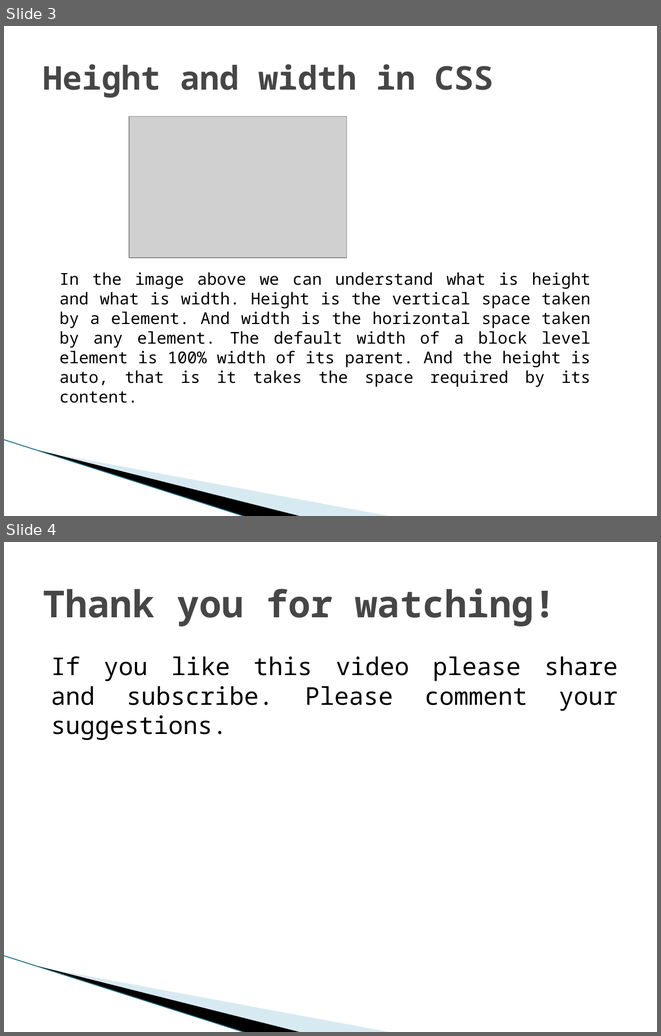
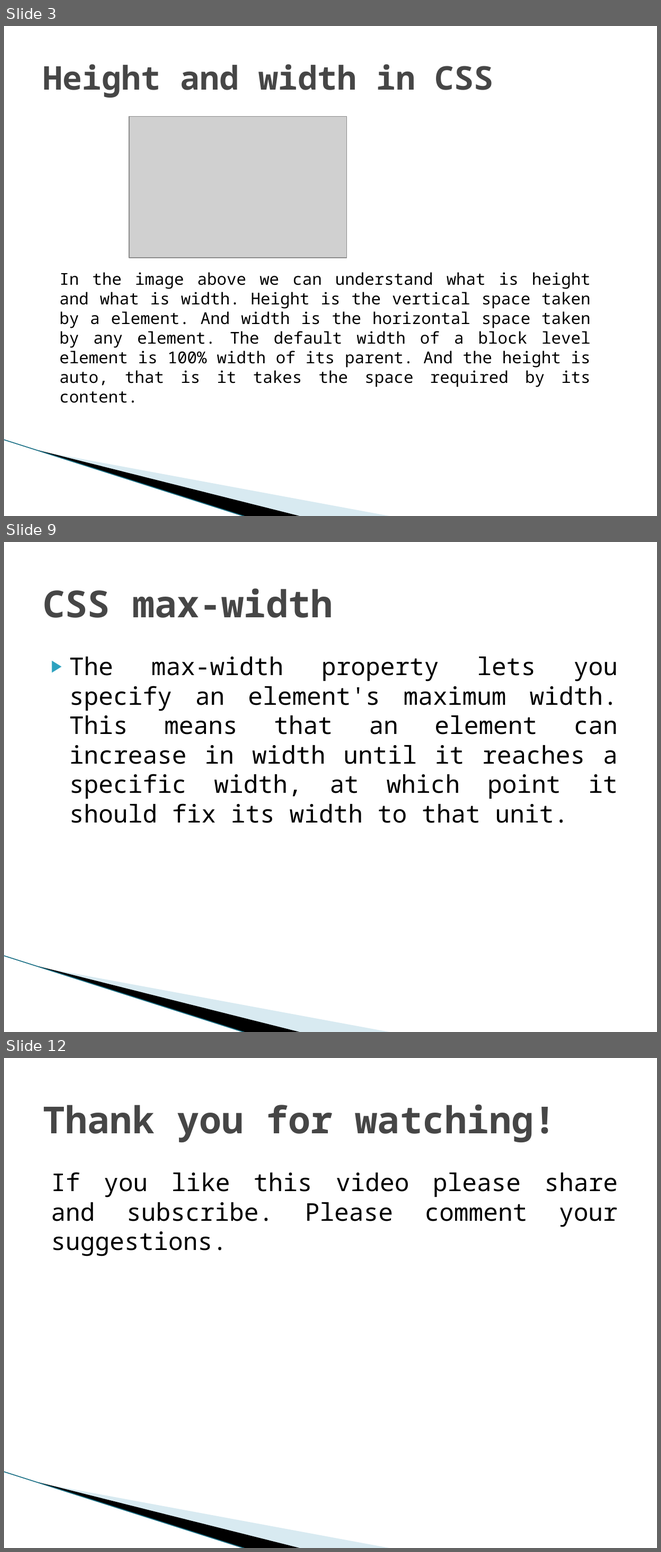
Before and after one commit to biswajitpoddar/youtubeDocuments, a slide deck: CSS PowerPoints/6. CSS Height and Width.pptx. Shown one above the other, each under a label of ours: slides 3 and 4 before the commit, slides 3, 9 and 12 after it; the slides between them are not shown. The pictures are 661x1036 and 661x1552 pixels, drawn with LibreOffice and Linux fonts; fonts in the diff are those of the drawing; grey boxes stand for pictures; background and template pictures are left out. Boxes give left, top, right and bottom in pixels: in the first picture for what was removed or moved away, otherwise in the second. Text is boxed around its words. In the diff, an @@ line names an element or a change of style, - is before the commit and + after.

```diff
--- a/CSS PowerPoints/6. CSS Height and Width.pptx
+++ b/CSS PowerPoints/6. CSS Height and Width.pptx
@@ slide 9 added at (4,542,657,1032), background #FFFFFF; not listed: 3 template elements that a slide beside it also shows @@
@@ title added at (43,588,333,618), 41 pt, text #464646, bold @@
+CSS max-width
@@ text added at (69,656,618,823), 27 pt, text #000000 @@
+▶ The max-width property lets you specify an element's maximum width. This means that an element can increase in width until it reaches a specific width, at which point it should fix its width to that unit.
@@ what was slide 4 is now slide 12 @@
```
Also in this commit, not shown: 7 other slides added, 2 other files.
